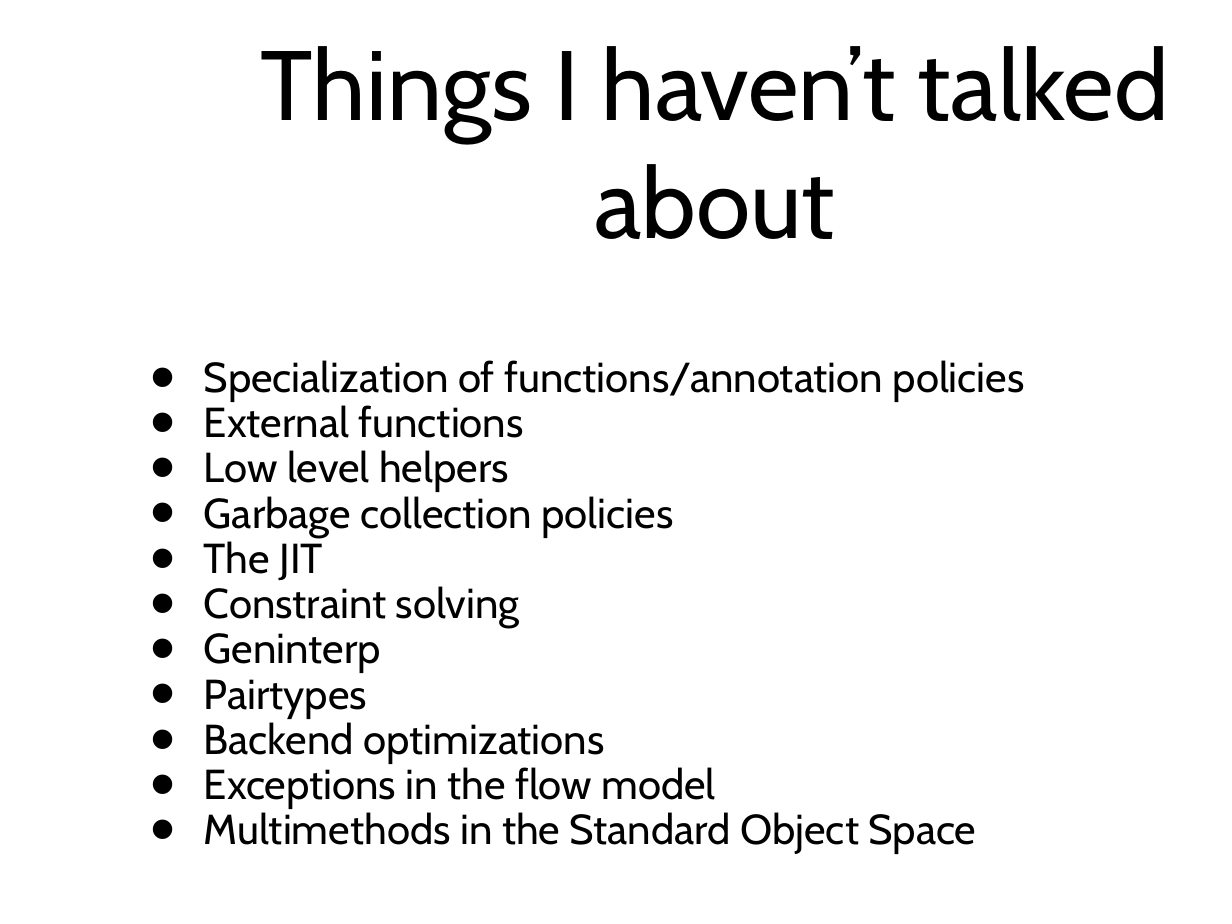
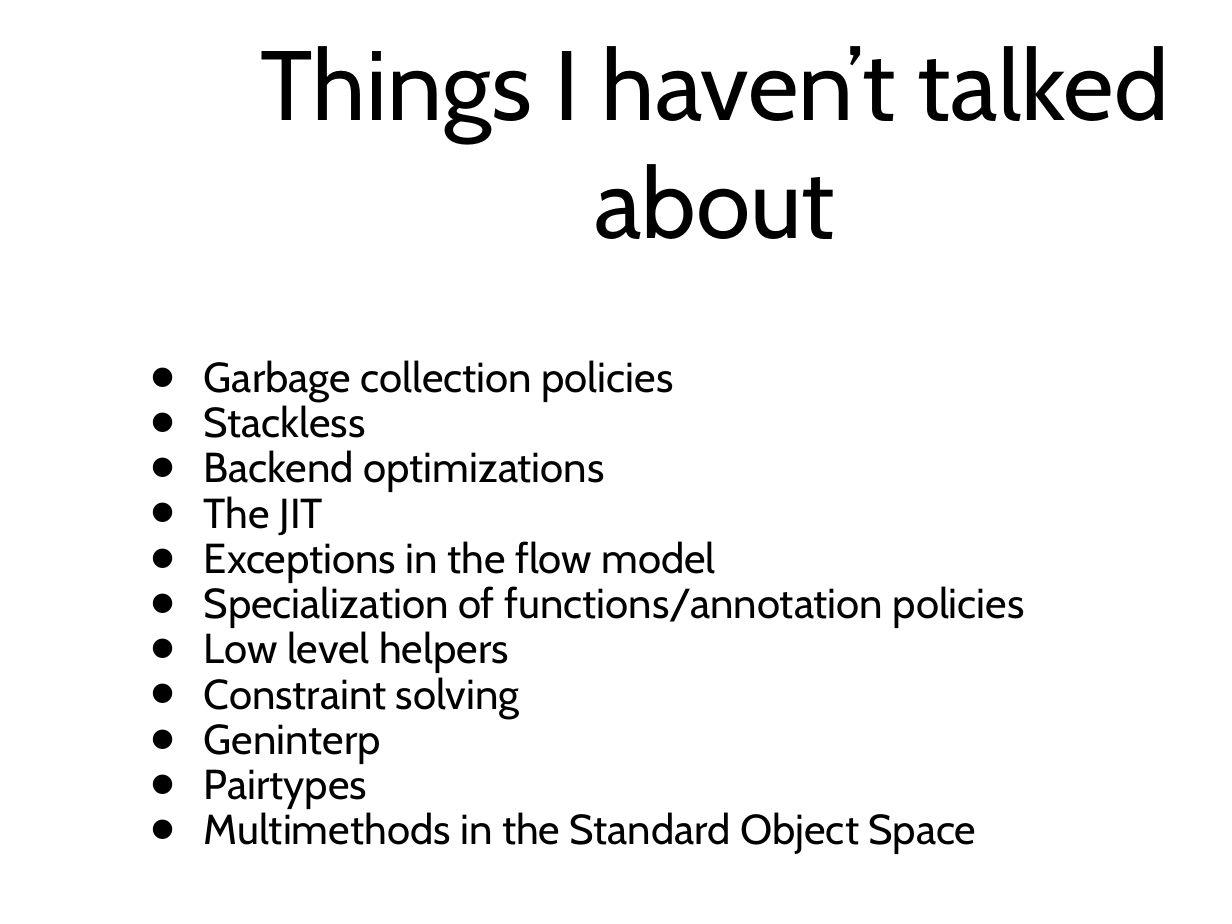
Before and after one commit to wdv4758h/pypy-extradoc, a slide deck: slide 40 of talk/sprint-introduction.ppt (slide 31 before the commit). Drawn at 1232x924 pixels with LibreOffice and Linux fonts; fonts in the diff are those of the drawing; background and template pictures are left out. Boxes give left, top, right and bottom in pixels: in the first picture for what was removed or moved away, otherwise in the second. Text is boxed around its words. In the diff, an @@ line names an element or a change of style, - is before the commit and + after.

```diff
--- a/talk/sprint-introduction.ppt
+++ b/talk/sprint-introduction.ppt
@@ text at <box>204,360,715,583</box>: paragraphs added @@
+• Garbage collection policies
+• Stackless
+• Backend optimizations
+• The JIT
+• Exceptions in the flow model
@@ text at <box>204,405,524,438</box>: paragraph removed @@
-• External functions
@@ text at <box>204,496,674,580</box>: paragraphs removed @@
-• Garbage collection policies
-• The JIT
@@ text at <box>204,722,715,809</box>: paragraphs removed @@
-• Backend optimizations
-• Exceptions in the flow model
```
Also in this commit, not shown: 10 other slides changed, 10 slides added, 1 slide removed, 28 other files.
